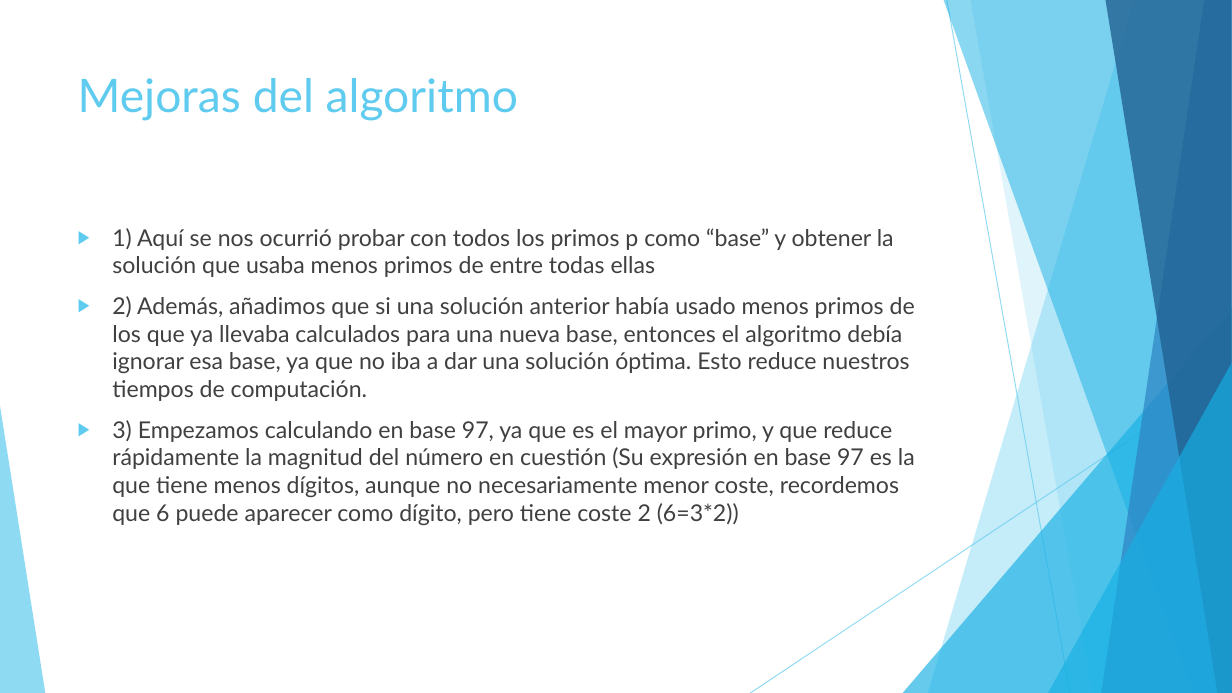
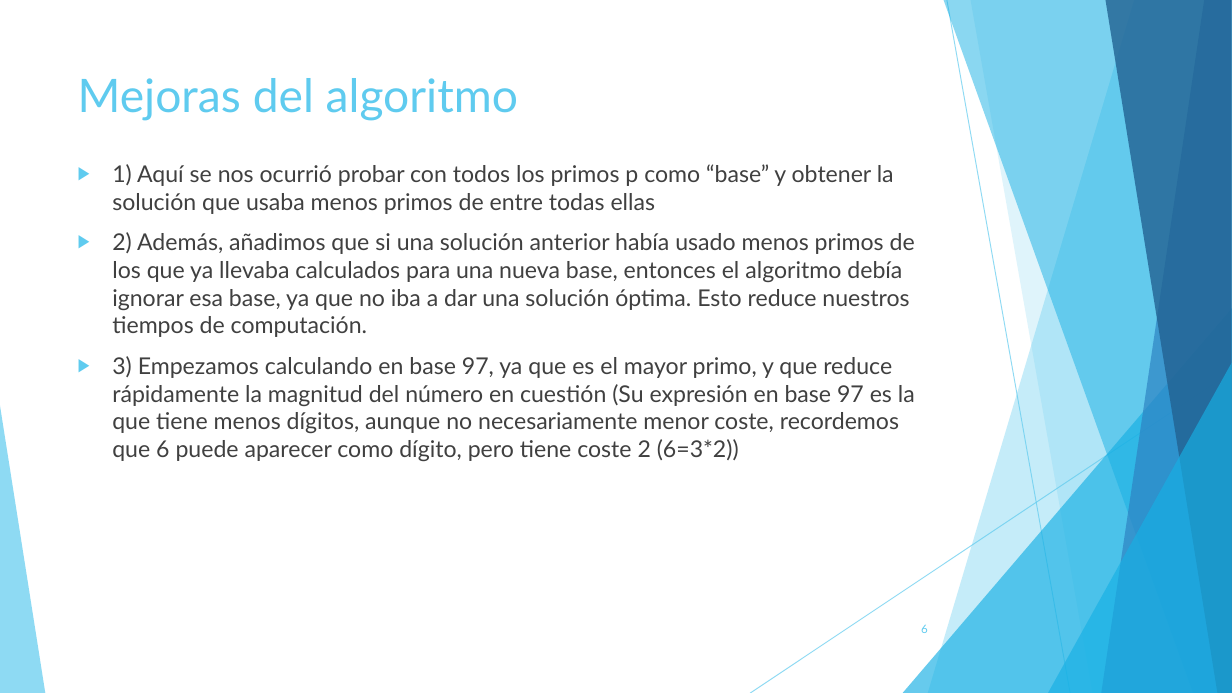
Before and after one commit to jsainero/reto_accenture, a slide deck: slide 6 of Reto Accenture.pptx (slide 5 before the commit). Drawn at 1232x693 pixels with LibreOffice and Linux fonts; fonts in the diff are those of the drawing. Boxes give left, top, right and bottom in pixels: in the first picture for what was removed or moved away, otherwise in the second. Text is boxed around its words. In the diff, an @@ line names an element or a change of style, - is before the commit and + after.

```diff
--- a/Reto Accenture.pptx
+++ b/Reto Accenture.pptx
@@ text "1) Aquí se nos ocurrió ...": place and size @@
-text "1) Aquí se nos ocurrió ..." at [112,228,915,525]
+text "1) Aquí se nos ocurrió ..." at [112,164,915,461]
@@ page number added at [921,624,928,633], 9 pt, text #5FCBEF @@
+6
```
Also in this commit, not shown: 7 other slides changed, 4 slides added, 1 other file.
